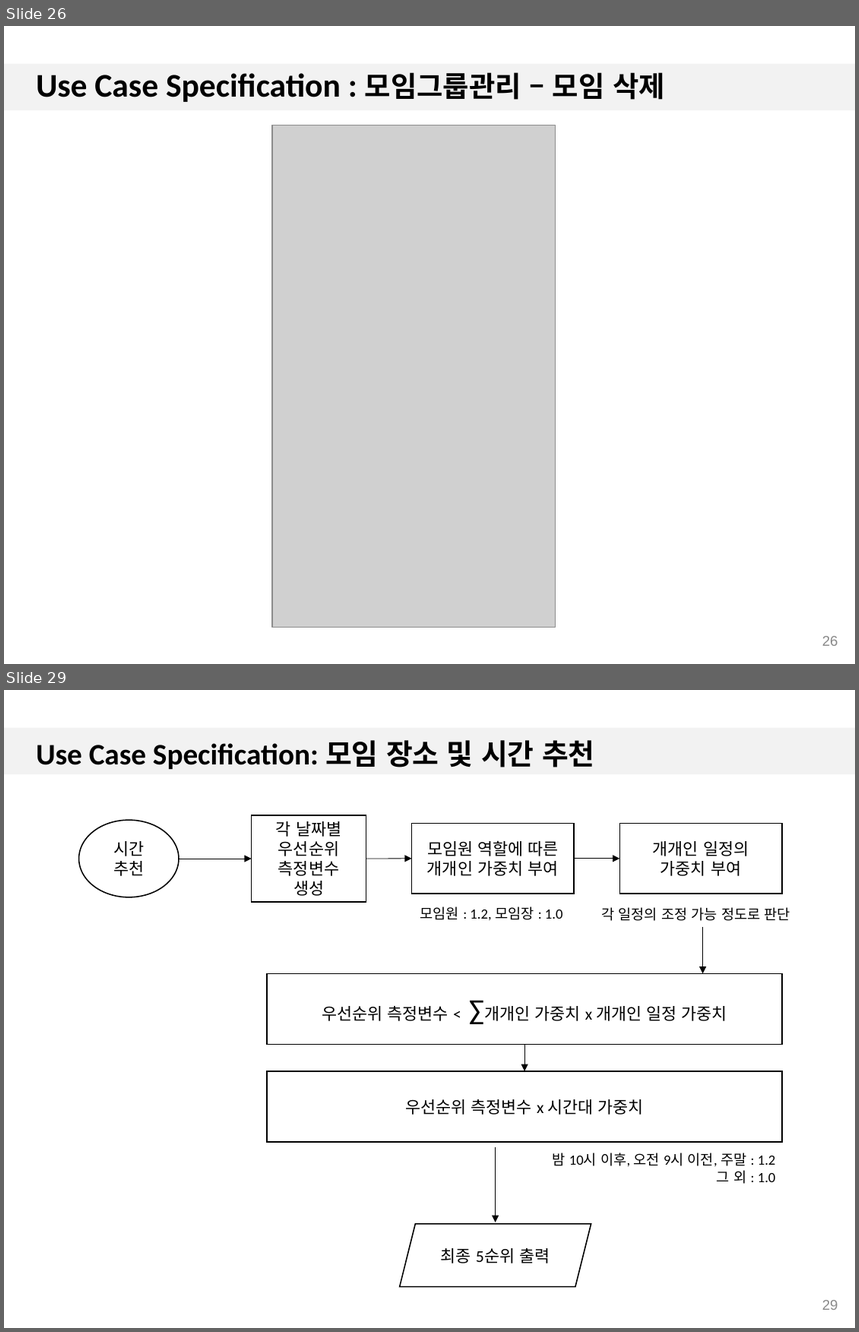
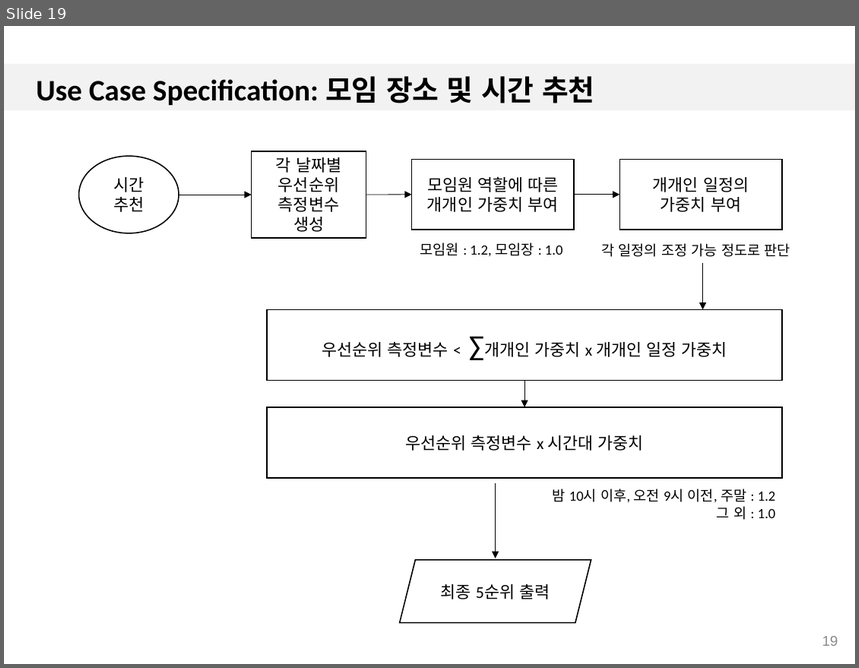
Before and after one commit to 7hong13/FillingGood, a slide deck: SRS/1.3/4팀_일정추천앱_UC_Spec_1.3.pptx. Shown one above the other, each under a label of ours: slides 26 and 29 before the commit, slide 19 after it; the slides between them are not shown. The pictures are 859x1332 and 859x668 pixels, drawn with LibreOffice and Linux fonts; fonts in the diff are those of the drawing; grey boxes stand for pictures; background and template pictures are left out. Boxes give left, top, right and bottom in pixels: in the first picture for what was removed or moved away, otherwise in the second. Text is boxed around its words. In the diff, an @@ line names an element or a change of style, - is before the commit and + after.

```diff
--- a/SRS/1.3/4팀_일정추천앱_UC_Spec_1.3.pptx
+++ b/SRS/1.3/4팀_일정추천앱_UC_Spec_1.3.pptx
@@ slide 26 removed at [4, 26, 855, 664], background #FFFFFF; not listed: 1 template element that a slide beside it also shows @@
@@ title removed at [36, 72, 665, 102] @@
-Use Case Specification : 모임그룹관리 – 모임 삭제
@@ picture removed at [272, 125, 555, 628] @@
@@ page number removed at [823, 636, 838, 646] @@
-26
@@ what was slide 29 is now slide 19 @@
@@ page number at [823, 636, 838, 646]: text changed @@
-29
+19
```
Also in this commit, not shown: 26 slides changed, 14 other slides removed.
